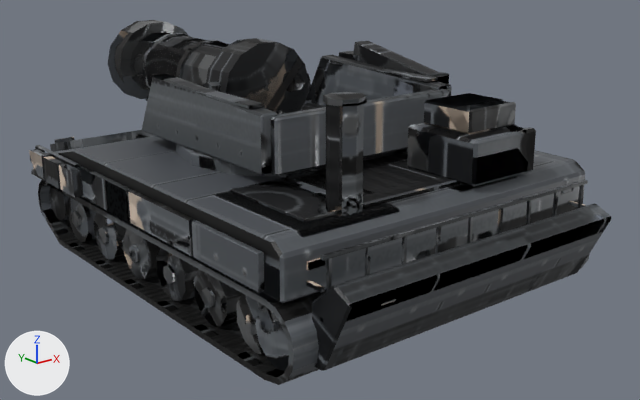
Before and after pictures for a commit that changed the FBX model assets/models/chs_hellmouth/export/chs_hellmouth.fbx.
Rendered twice from a 50 mm lens placed at (-7.64, -10.17, 4.85), pointed at (0.46, -0.05, 0.8). The lights are fixed; the arrows at lower left show +X, +Y and +Z. The older version comes first. Where no turn or scale is listed for an object, it has been applied to the vertices.

In view in the first picture: 'barrel_bar', 'base_bar', 'turret_bar'.
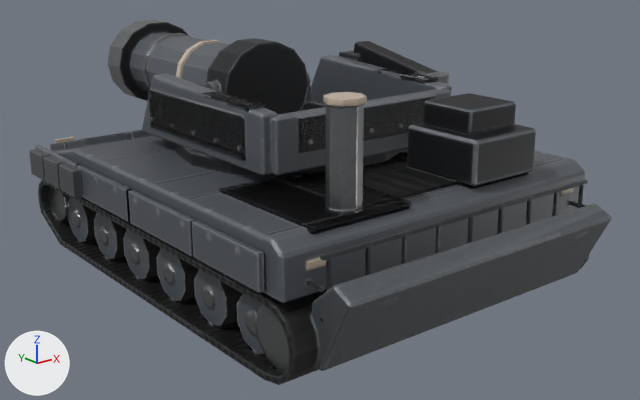
Where the change shows, as pixel boxes [x1, y1, x2, y2] in the pictures (640 x 400 px; the box of a moved part takes in the faces that stretch with it):
```json
{"object": "base_bar", "change": "reshaped, surface changed", "before": [29, 92, 611, 385], "after": [29, 92, 611, 385]}
{"part": 1, "of": "me_barrel_002", "change": "surface changed", "before": [108, 20, 311, 114], "after": [108, 20, 311, 114]}
{"part": 2, "of": "me_turret_002", "change": "added", "after": [298, 95, 436, 153]}
{"part": 3, "of": "me_turret_002", "change": "added", "after": [148, 90, 246, 160]}
{"part": 4, "of": "me_turret_002", "change": "surface changed", "before": [142, 41, 452, 177], "after": [142, 41, 452, 177]}
{"part": 5, "of": "me_base_002", "change": "moved or reshaped", "before": [230, 177, 365, 222], "after": [219, 173, 413, 231]}
{"part": 6, "of": "me_base_002", "change": "surface changed", "before": [29, 92, 611, 380], "after": [29, 92, 611, 380]}
```

Edits to the scene script, one JSON object a line:
```json
{"block": "me_turret_002", "where": "# used by ob_turret_bar; location = (0.0, 0.0, 1.71)"}
{"op": "remove", "block": "me_turret_002", "code": "me_turret_002.from_pydata(...)  # 248 vertices, 234 faces; spans x -1.72..2.15, y -1.68..1.63, z 0.0..1.32"}
{"op": "add", "block": "me_turret_002", "code": "me_turret_002.from_pydata(...)  # 320 vertices, 312 faces; spans x -1.72..2.15, y -1.72..1.63, z 0.0..1.32"}
{"block": "me_turret_002", "change": "me_turret_002 part 2: the loose piece of 24 vertices spanning x -1.53..1.53, y -1.68..-1.48, z 0.18..0.9 is copied, and the copy is scaled about its middle by (0.78, 0.207, 0.64), then moved by (0.0, -0.11, 0.11); it spans x -1.18..1.18, y -1.72..-1.67, z 0.42..0.87"}
{"block": "me_turret_002", "change": "me_turret_002 part 3: a new loose piece of 24 vertices spanning x -1.69..-1.64, y -1.21..1.21, z 0.31..0.85, in mat_chs_hellmouth_bar"}
{"block": "me_turret_002", "change": "me_turret_002 part 4: 231 kept faces spanning x -1.72..2.15, y -1.68..1.63, z 0.0..1.32 get new texture (UV) coordinates"}
{"block": "me_turret_002", "change": "other edits to the shape of me_turret_002 do not show in these pictures"}
{"block": "me_base_002", "where": "me_base_002.from_pydata(...)  # 1356 vertices, 1112 faces; spans x -2.84..2.84, y -3.94..3.47, z 0.0..3.03"}
{"block": "me_base_002", "where": "# used by ob_base_bar; location = (0.0, 0.0, 0.0)"}
{"block": "me_base_002", "change": "me_base_002 part 5: the loose piece of 24 vertices spanning x -2.02..-1.13, y -2.88..-1.39, z 1.71..1.76 is scaled about its middle by (1.68, 1.25, 1), then moved by (0.2, -0.09, 0.0)"}
{"block": "me_base_002", "change": "me_base_002 part 6: texture (UV) coordinates of 1111 of 1112 faces, centred in x -2.84..2.84, y -3.93..3.47, z 0.0..3.03, changed; they spanned u 0.01..0.99, v 0.01..0.99 and now span u 0.01..0.99, v 0.01..0.99"}
{"block": "me_barrel_002", "where": "me_barrel_002.from_pydata(...)  # 196 vertices, 114 faces; spans x -0.89..0.89, y -0.05..3.75, z -0.7..0.7"}
{"block": "me_barrel_002", "where": "# used by ob_barrel_bar; location = (0.0, 0.65, 2.47)"}
{"block": "me_barrel_002", "change": "me_barrel_002 part 1: texture (UV) coordinates of 114 of 114 faces, centred in x -0.89..0.89, y -0.05..3.75, z -0.7..0.7, changed; they spanned u 0.01..0.99, v 0.01..0.99 and now span u 0.01..0.95, v 0.01..0.99"}
```
